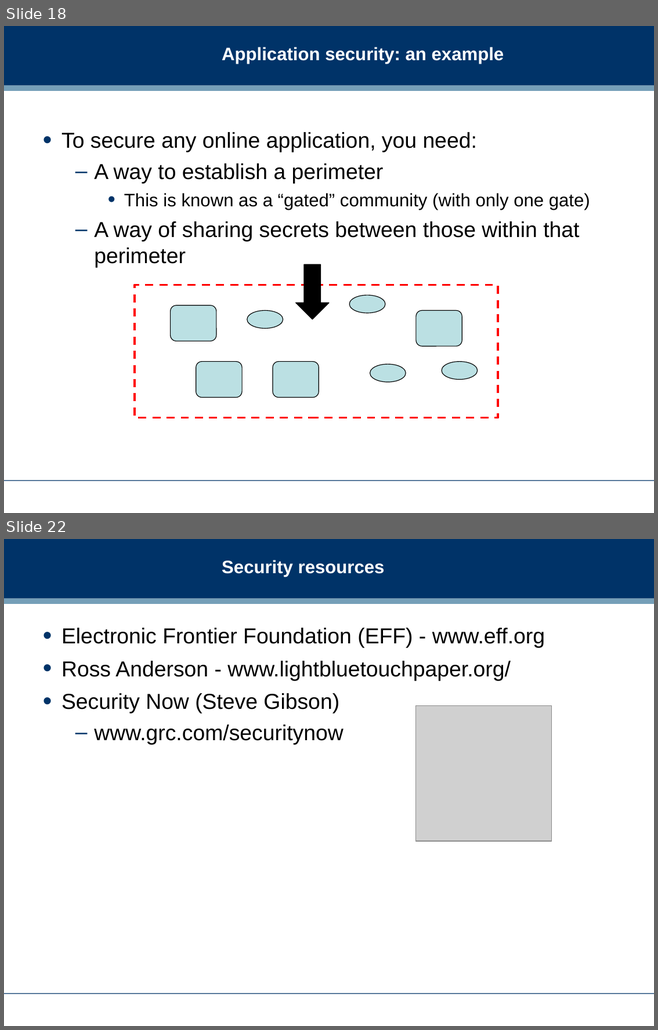
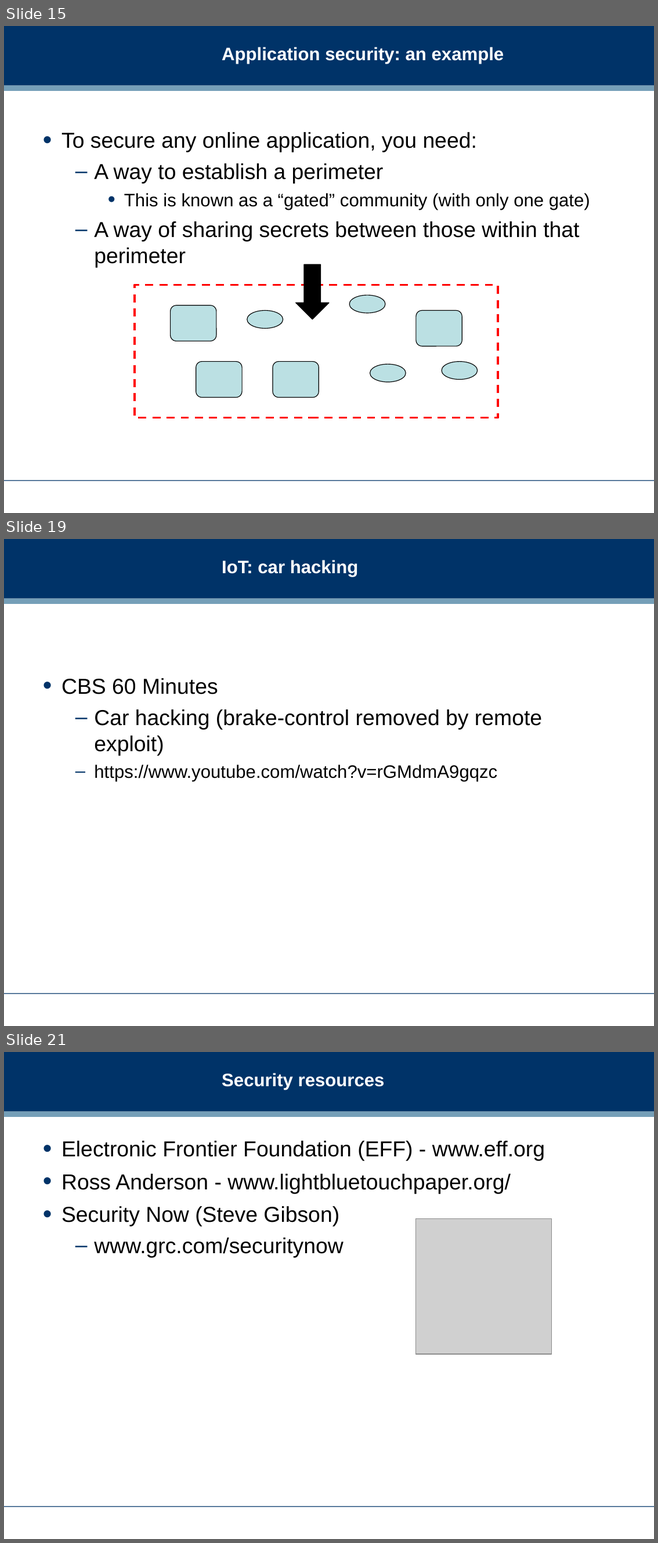
Before and after one commit to dreamind/ix, a slide deck: lectures/informatics-society/security.ppt. Shown one above the other, each under a label of ours: slides 18 and 22 before the commit, slides 15, 19 and 21 after it; the slides between them are not shown. The pictures are 658x1030 and 658x1543 pixels, drawn with LibreOffice and Linux fonts; fonts in the diff are those of the drawing; grey boxes stand for pictures; background and template pictures are left out. Boxes give left, top, right and bottom in pixels: in the first picture for what was removed or moved away, otherwise in the second. Text is boxed around its words. In the diff, an @@ line names an element or a change of style, - is before the commit and + after.

```diff
--- a/lectures/informatics-society/security.ppt
+++ b/lectures/informatics-society/security.ppt
@@ slide 19 added at box(4, 539, 654, 1026), background #FFFFFF; not listed: 3 template elements that a slide beside it also shows @@
@@ title added at box(221, 560, 358, 577), 20 pt, text #FFFFFF, bold @@
+IoT: car hacking
@@ text added at box(61, 678, 542, 781), 24 pt, text #000000 @@
+• CBS 60 Minutes
+  – Car hacking (brake-control removed by remote exploit)
+  – https://www.youtube.com/watch?v=rGMdmA9gqzc
@@ what was slide 18 is now slide 15 @@
@@ what was slide 22 is now slide 21 @@
```
Also in this commit, not shown: 9 slides changed, 2 other slides added, 4 slides removed.
